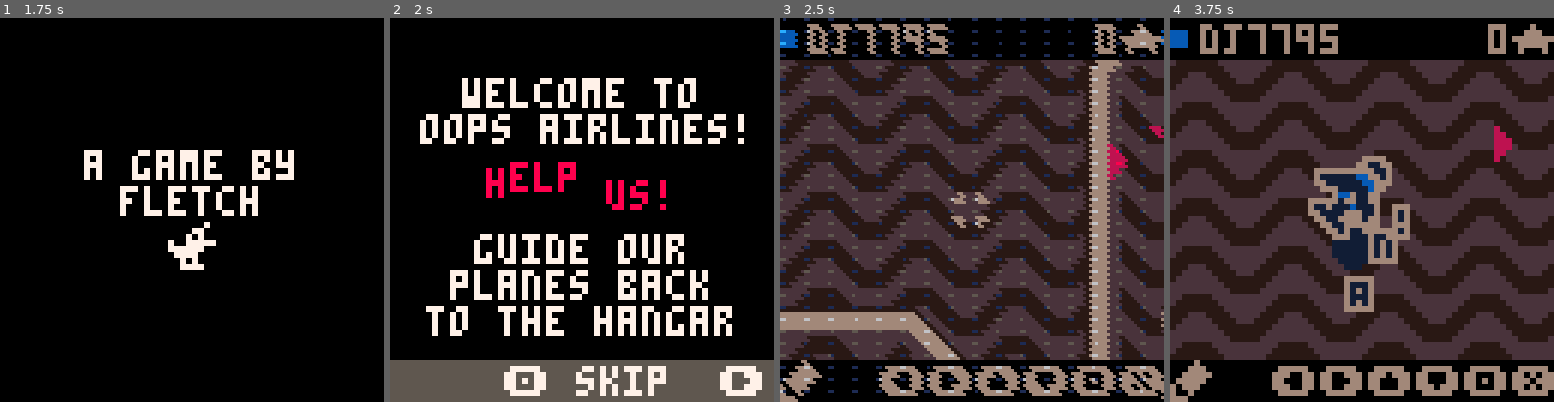
Above: before the commit, frames 1-4 (left to right).
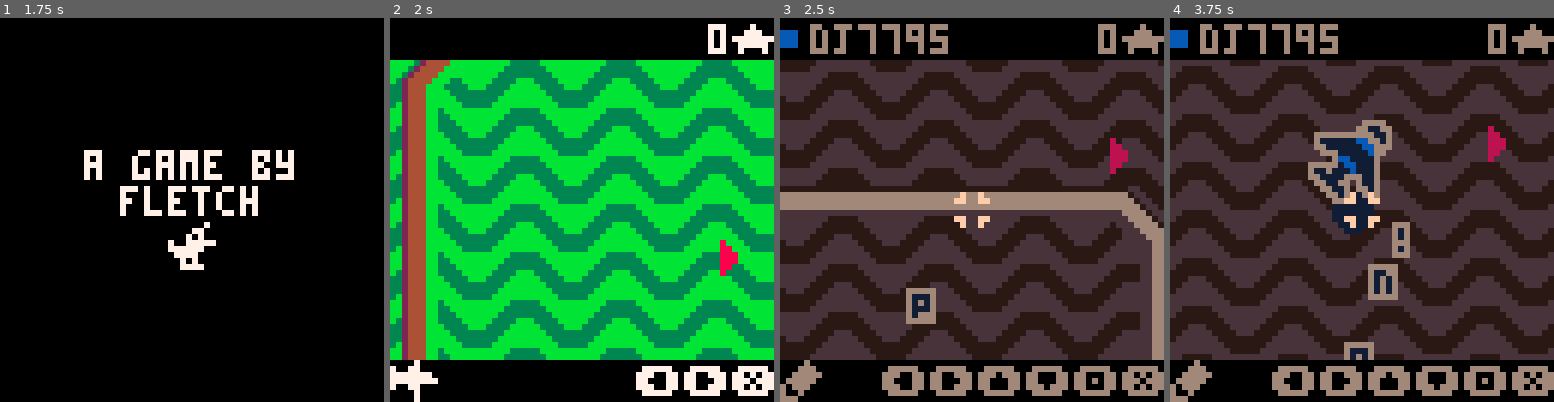
Above: after the commit, the same moments.

Repository: fletchmakes/oops-airlines
Game: PICO-8 cartridge oops-airlines.p8
Same seed, same stepped clock (60 frames per second), same inputs: the game is played once before the commit and once after it.
Inputs:
- Up to frame 1 (1.75 s): tap X (X key) at 0.33, 1.07 s; tap O (Z key) at 0.7, 1.7 s; hold Right from 1.6 s (still down)
- Up to frame 2 (2 s): keep holding Right; tap X (X key) at 1.85 s
- Up to frame 3 (2.5 s): release Right at 2.1 s; tap O (Z key) at 2.1 s; hold Up 2.15-2.42 s; hold Right from 2.47 s (still down)
- Up to frame 4 (3.75 s): tap O (Z key) every 0.4 s from 2.5 to 3.7 s; tap X (X key) at 2.97 s; release Right at 3.03 s; hold Left 3.08-3.58 s; hold Down from 3.63 s (still down)

Frame 1 is identical in both runs. In frame 2, 89% of the frame differs, in the area x 0-100%, y 1-100%; in frame 3, 50%; in frame 4, 42%.

Commit message:
update cursor color

Diff:
--- a/oops-airlines.p8
+++ b/oops-airlines.p8
@@ -112,7 +112,7 @@
 -->8
 -- gameplay
 
-local mode = "TUTORIAL" -- "PLAN", "GAMEOVER", "TUTORIAL"
+local mode = "FLIGHT" -- "FLIGHT", "PLAN", "GAMEOVER", "TUTORIAL"
 local plane_spawn_timer = 10
 local hangar = {x=192, y=126}
 
@@ -1317,12 +1317,12 @@
 
 __gfx__
 00000000777770007777770077777770777077707770000077770000000000700000000000088000000000000000000000000000000000000000000000000000
-00000000688877006888877068878870687778706877777068877000000077000000080000888800007007000000700000007000000000000000000000000000
-00700700688887706888787068887770688787706887787068887770000707000000088008888880077007707007700000077700070777000000000000000000
+0000000068887700688887706887887068777870687777706887700000007700000008000088880000f00f000000700000007000000000000000000000000000
+007007006888877068887870688877706887877068877870688877700007070000000880088888800ff00ff07007700000077700070777000000000000000000
 00077000688778706887777068887000688877006888877068888870700777770000088800000000000000007777777000777770077000700000000000000000
 00077000677777706777000067777000678870006788770067777770777777000000088800000000000000007777777707777700077700700000000000000000
-00700700600000006000000060000000677770006777700060000000077770000000088000000000077007707007700070777000000000700000000000000000
-00000000600000006000000060000000600000006000000060000000007070000000080000000000007007000000700070070000007777000000000000000000
+007007006000000060000000600000006777700067777000600000000777700000000880000000000ff00ff07007700070777000000000700000000000000000
+0000000060000000600000006000000060000000600000006000000000707000000008000000000000f00f000000700070070000007777000000000000000000
 00000000600000006000000060000000600000006000000060000000007777000000000000000000000000000000700077700000000000000000000000000000
 000000777700000000007770000000000000000000000000bbb3333333bbbbbbbbb3333333bbbbbbbbb3333333bbbbbbbbb3333333bbbbbbbbb3333333bbbbbb
 000007722770000000007277000000000000000000777700bb333333333bbbbbbb333333333bbbbbbb333333333bbbbbbb333333333bbbbbbb333333333bbbbb
Not shown, changed: assets/spritesheet.aseprite
Not shown, changed: spritesheet.png
